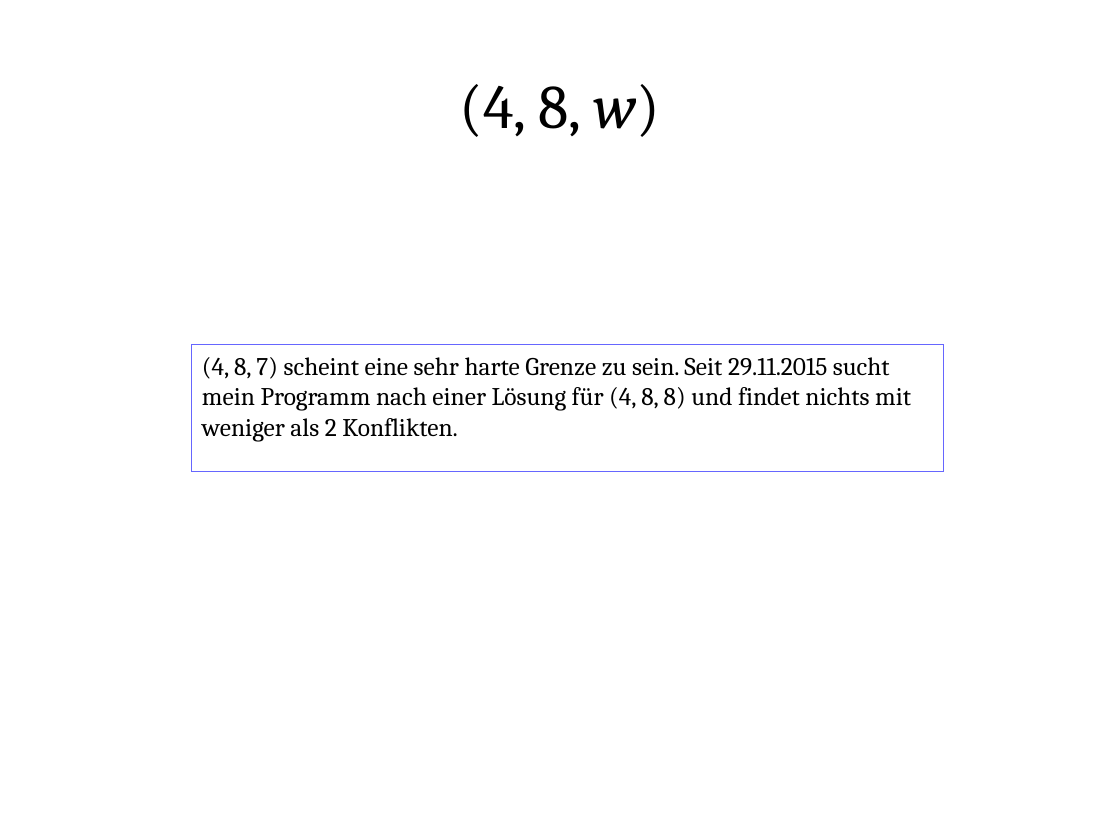
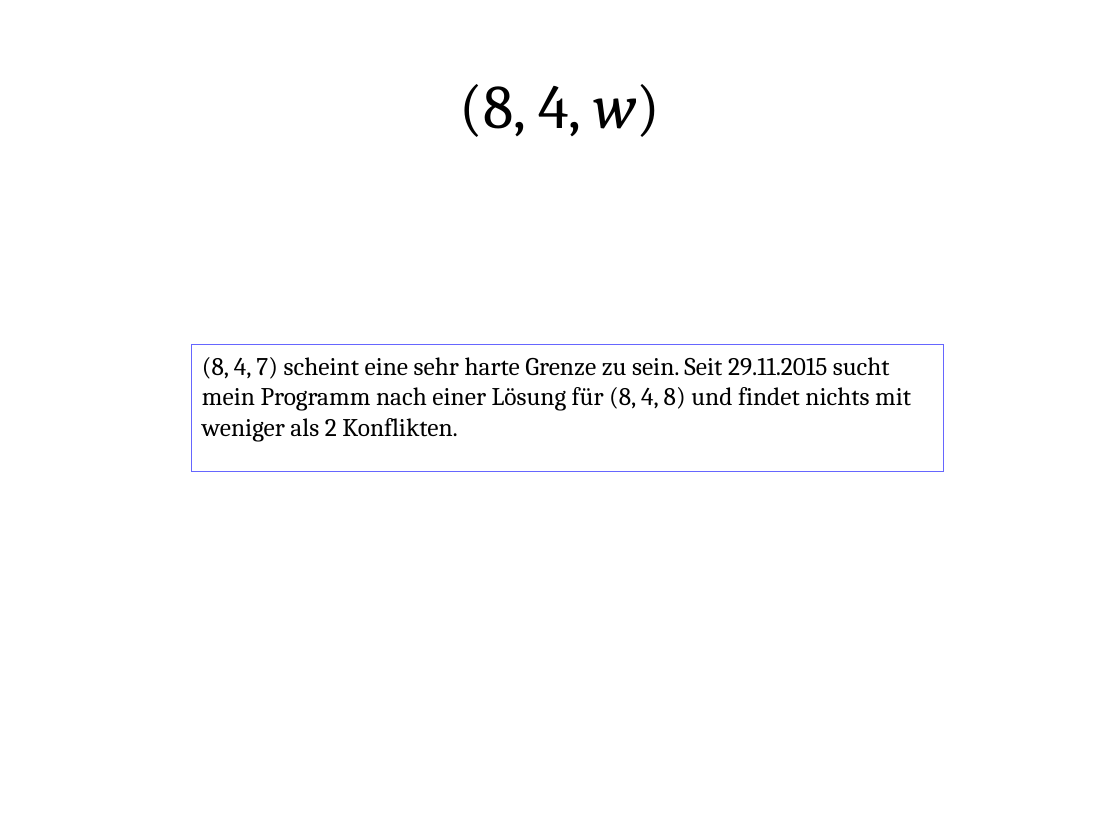
Before and after one commit to RincewindWizzard/social-golfers, a slide deck: slide 18 of presentation/DennisLindemannSocialGolferProblem.odp. Drawn at 1120x840 pixels with LibreOffice and Linux fonts; fonts in the diff are those of the drawing. Boxes give left, top, right and bottom in pixels: in the first picture for what was removed or moved away, otherwise in the second. Text is boxed around its words. In the diff, an @@ line names an element or a change of style, - is before the commit and + after.

```diff
--- a/presentation/DennisLindemannSocialGolferProblem.odp
+++ b/presentation/DennisLindemannSocialGolferProblem.odp
@@ title at (460, 84, 660, 137): text changed @@
-(4, 8, w)
+(8, 4, w)
@@ text in rectangle at (202, 357, 911, 442): text changed @@
-(4, 8, 7) scheint eine sehr harte Grenze zu sein. Seit 29.11.2015 sucht mein Programm nach einer Lösung für (4, 8, 8) und findet nichts mit weniger als 2 Konflikten.
+(8, 4, 7) scheint eine sehr harte Grenze zu sein. Seit 29.11.2015 sucht mein Programm nach einer Lösung für (8, 4, 8) und findet nichts mit weniger als 2 Konflikten.
```
Also in this commit, not shown: 1 other file.
